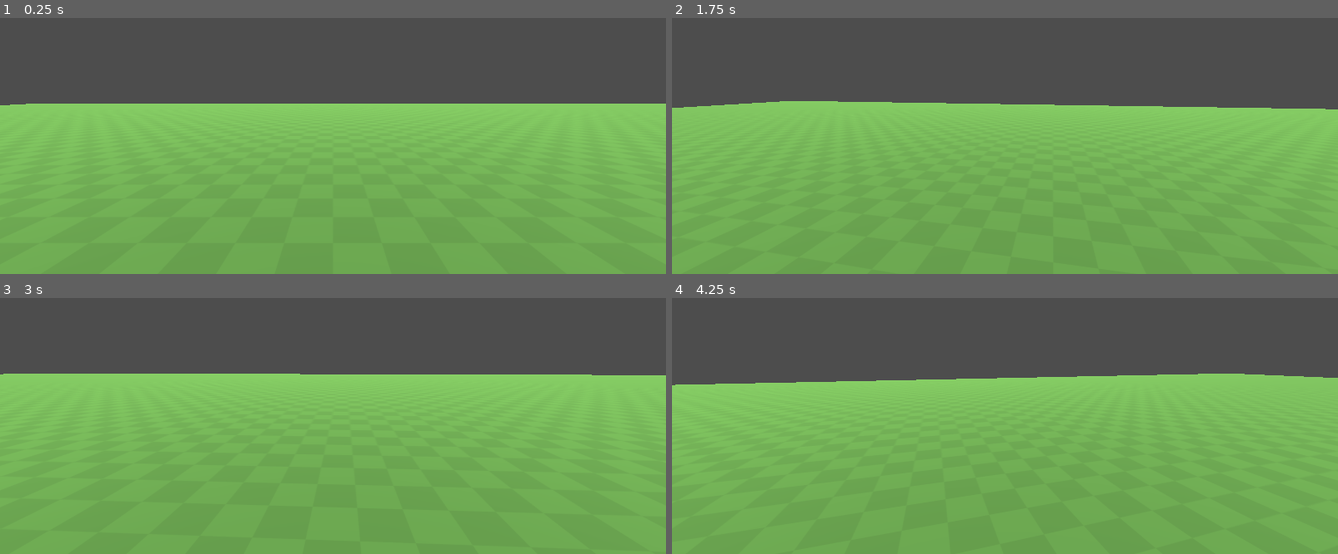
Above: before the commit, frames 1-4 (two rows, left to right).
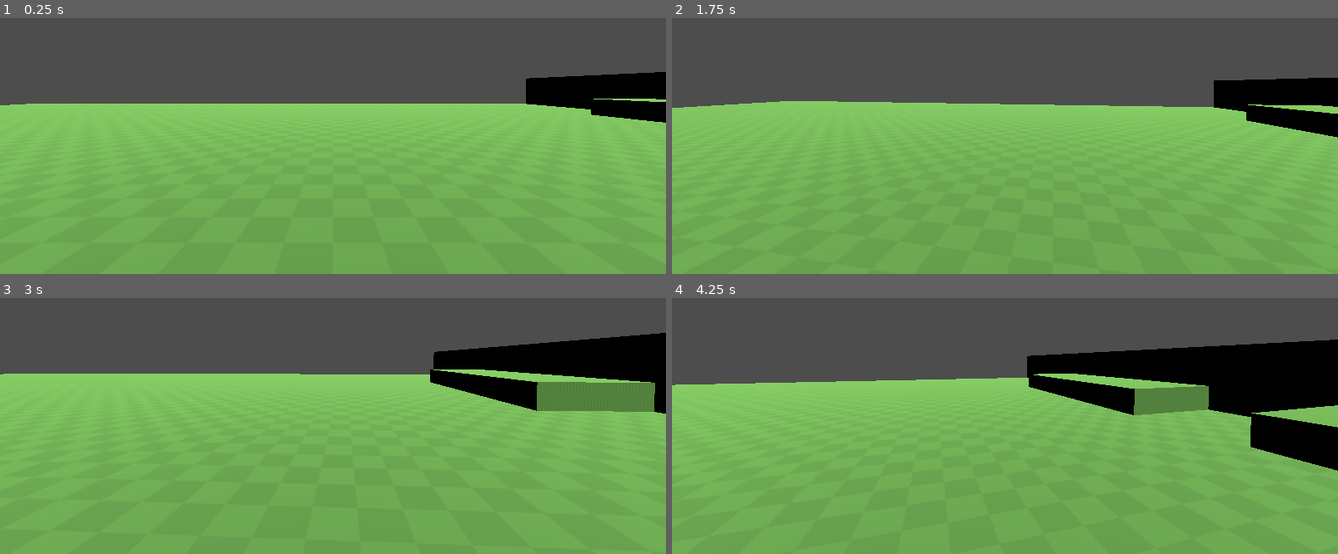
Above: after the commit, the same moments.

Repository: Fs9822d/Game-gaunlet-project
Game: Godot game, scene res://Scenes/Main.tscn
Same seed, same stepped clock (60 frames per second), same inputs: the game is played once before the commit and once after it.
Inputs (mouse positions are in pixels of both pictures, inside the frame that each line leads up to):
- Up to frame 1 (0.25 s): no input
- Up to frame 2 (1.75 s): tap Enter at 0.5 s; move the mouse to (1038, 87) at 0.52 s; hold D (Right) 0.53-1.28 s; tap W (Front) at 0.6, 1.35 s; tap Space (Jump) at 0.77, 1.52 s; move the mouse to (971, 89) at 1.27 s; hold S (Back) from 1.28 s (still down)
- Up to frame 3 (3 s): move the mouse to (346, 362) at 2.02 s; release S (Back) at 2.03 s; hold D (Right) from 2.03 s (still down); tap W (Front) at 2.1, 2.85 s; move the mouse to (326, 372) at 2.77 s
- Up to frame 4 (4.25 s): tap Space (Jump) at 3.02, 3.77 s; move the mouse to (1051, 372) at 3.52 s; release D (Right) at 3.53 s; hold A (Left) from 3.53 s (still down); tap W (Front) at 3.6 s

The runs differ from the first frame. In frame 1, 3.1% of the frame differs, in the area x 78-100%, y 21-41%; in frame 2, 3.2%; in frame 3, 8.1%; in frame 4, 12%, in the area x 53-100%, y 16-68%.

Commit message:
added temp level to check player controls

Diff:
--- a/Scenes/Main.tscn
+++ b/Scenes/Main.tscn
@@ -10,6 +10,50 @@
 
 [node name="Main" type="Node3D" unique_id=746750736]
 
+[node name="slope1" type="CSGBox3D" parent="." unique_id=1012503489]
+transform = Transform3D(0.03354682, -2.7231953, 0, 0.021785561, 4.1933527, 0, 0, 0, 0.14, 16.373522, 0.19636935, 16.376)
+use_collision = true
+size = Vector3(112.20471, 0.5, 49)
+material = SubResource("StandardMaterial3D_idj7w")
+
+[node name="slope2" type="CSGBox3D" parent="." unique_id=285243560]
+transform = Transform3D(-0.03354682, 2.7231953, -1.2239188e-08, 0.021785561, 4.1933527, 0, 2.9327563e-09, -2.380693e-07, -0.14, 23.071362, 0.19636935, 16.376)
+use_collision = true
+size = Vector3(112.20471, 0.5, 49)
+material = SubResource("StandardMaterial3D_idj7w")
+
+[node name="CSGBox3D6" type="CSGBox3D" parent="." unique_id=424310962]
+transform = Transform3D(0.06, 0, 0, 0, 5, 0, 0, 0, 1, 34.09717, 1.2188864, 0)
+use_collision = true
+size = Vector3(549.1432, 0.5, 49)
+material = SubResource("StandardMaterial3D_idj7w")
+
+[node name="CSGBox3D7" type="CSGBox3D" parent="CSGBox3D6" unique_id=2135881824]
+transform = Transform3D(0.8330006, 0, 0, 0, 5, 0, 0, 0, 0.834, -1.6000977, 0, 0)
+operation = 2
+use_collision = true
+size = Vector3(482.2023, 0.5, 49)
+material = SubResource("StandardMaterial3D_idj7w")
+
+[node name="step2" type="CSGBox3D" parent="." unique_id=1020083754]
+transform = Transform3D(0.1, 0, 0, 0, 2, 0, 0, 0, 0.2, 16.905914, 0.2530315, 2.7076206)
+use_collision = true
+size = Vector3(57.148926, 0.5, 49)
+material = SubResource("StandardMaterial3D_idj7w")
+
+[node name="step1" type="CSGBox3D" parent="." unique_id=1324764783]
+transform = Transform3D(0.1, 0, 0, 0, 2, 0, 0, 0, 0.2, 16.692652, 0.42672014, -10.338276)
+use_collision = true
+size = Vector3(52.883667, 0.5, 49)
+material = SubResource("StandardMaterial3D_idj7w")
+
+[node name="CSGBox3D2" type="CSGBox3D" parent="." unique_id=1112708804]
+transform = Transform3D(0.06, 0, 0, 0, 5, 0, 0, 0, 1, 20, 1.2188864, 0)
+visible = false
+use_collision = true
+size = Vector3(81, 0.5, 49)
+material = SubResource("StandardMaterial3D_idj7w")
+
 [node name="CSGBox3D" type="CSGBox3D" parent="." unique_id=368623049]
 transform = Transform3D(1, 0, 0, 0, 1, 0, 0, 0, 1, 10, -0.25, 0)
 use_collision = true
--- a/project.godot
+++ b/project.godot
@@ -14,6 +14,10 @@
 run/main_scene="uid://bce7gx01flrg"
 config/features=PackedStringArray("4.6", "Mobile")
 config/icon="res://icon.svg"
+
+[dotnet]
+
+project/assembly_name="Game Gaunlet Project"
 
 [input]
 
